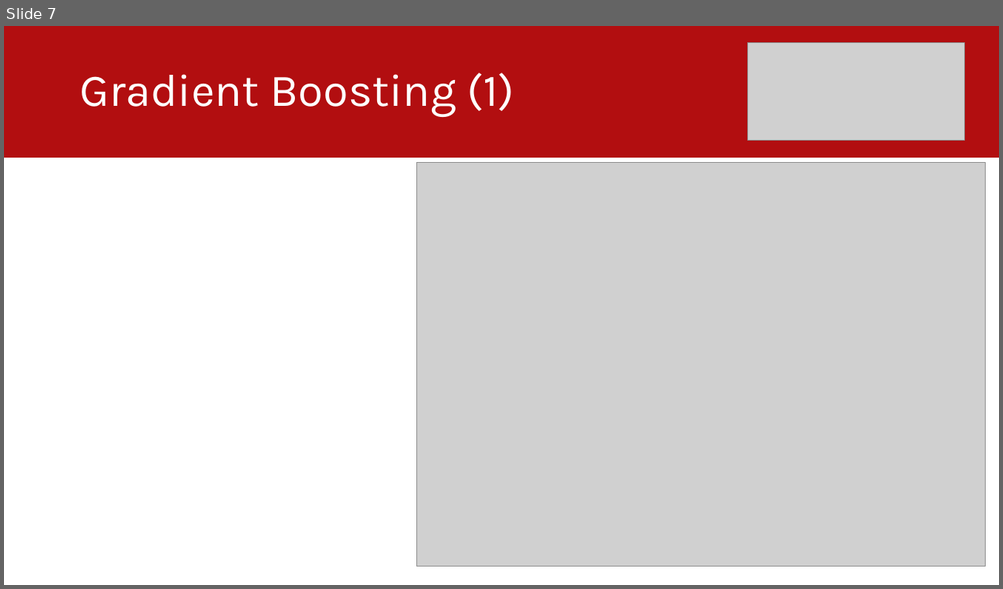
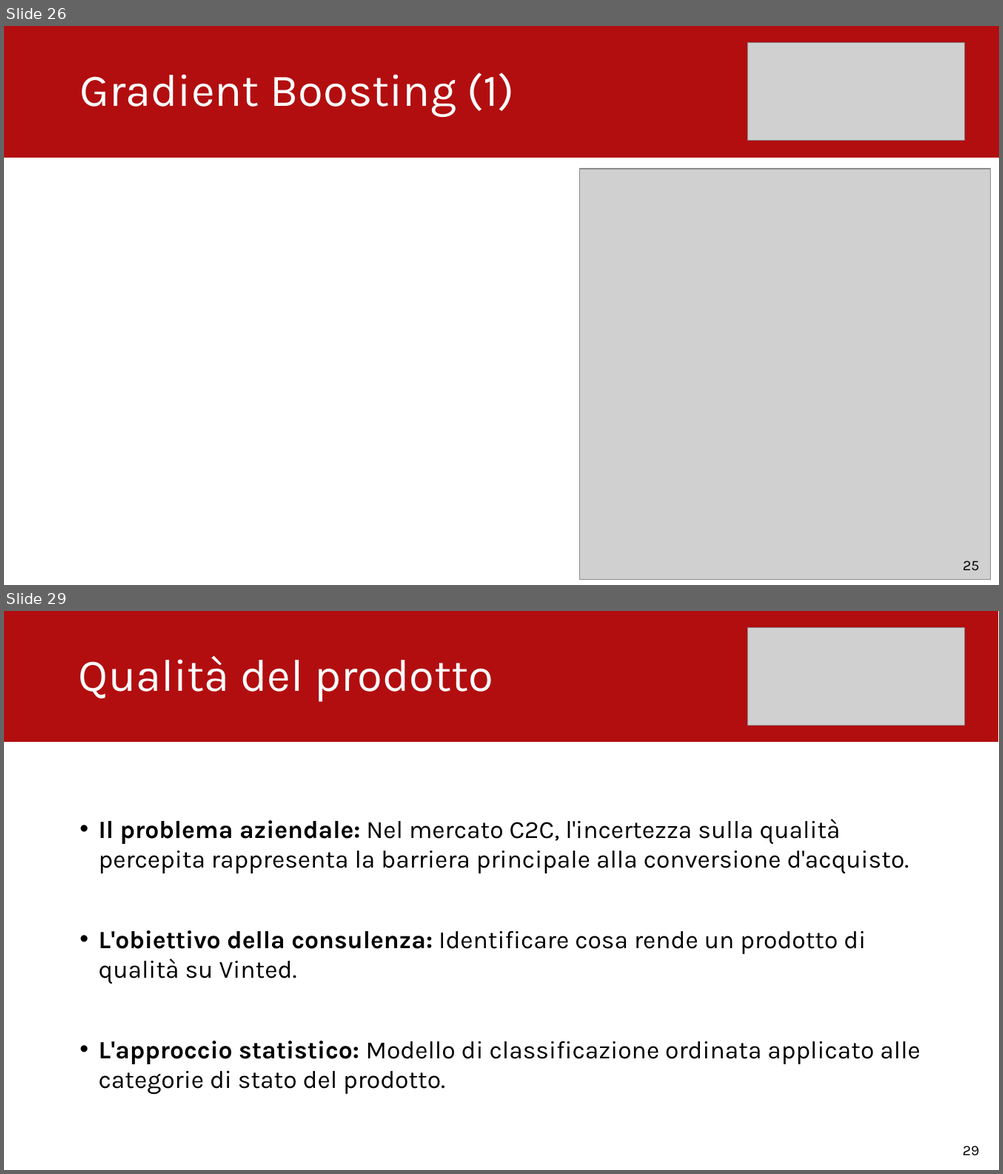
Before and after one commit to lucavarotto/vinted-scraper-and-business-analysis, a slide deck: Presentazione.pptx. Shown one above the other, each under a label of ours: slide 7 before the commit, slides 26 and 29 after it; the slides between them are not shown. The pictures are 1003x589 and 1003x1174 pixels, drawn with LibreOffice and Linux fonts; fonts in the diff are those of the drawing; grey boxes stand for pictures. Boxes give left, top, right and bottom in pixels: in the first picture for what was removed or moved away, otherwise in the second. Text is boxed around its words. In the diff, an @@ line names an element or a change of style, - is before the commit and + after.

```diff
--- a/Presentazione.pptx
+++ b/Presentazione.pptx
@@ slide 29 added at (4,611,999,1170), background #FFFFFF @@
@@ rectangle added at (4,611,997,741), fill #B20E10, outline #B20E10 1.5 pt @@
@@ picture added at (748,628,965,725) @@
@@ title added at (79,656,493,702), 44 pt, text #FFFFFF @@
+Qualità del prodotto
@@ text added at (99,819,920,1095), 24 pt, text #000000 @@
+• Il problema aziendale: Nel mercato C2C, l'incertezza sulla qualità percepita rappresenta la barriera principale alla conversione d'acquisto.
+• L'obiettivo della consulenza: Identificare cosa rende un prodotto di qualità su Vinted.
+• L'approccio statistico: Modello di classificazione ordinata applicato alle categorie di stato del prodotto.
@@ text added at (962,1146,979,1156), 14 pt, text #000000 @@
+29
@@ what was slide 7 is now slide 26 @@
@@ slide 26 changed as well @@
@@ picture: place and size @@
-picture at (417,163,985,566)
+picture at (579,169,990,580)
@@ text added at (962,561,979,571), 14 pt, text #000000 @@
+25
```
Also in this commit, not shown: 3 other slides changed, 35 other slides added, 5 slides removed, 48 other files.
